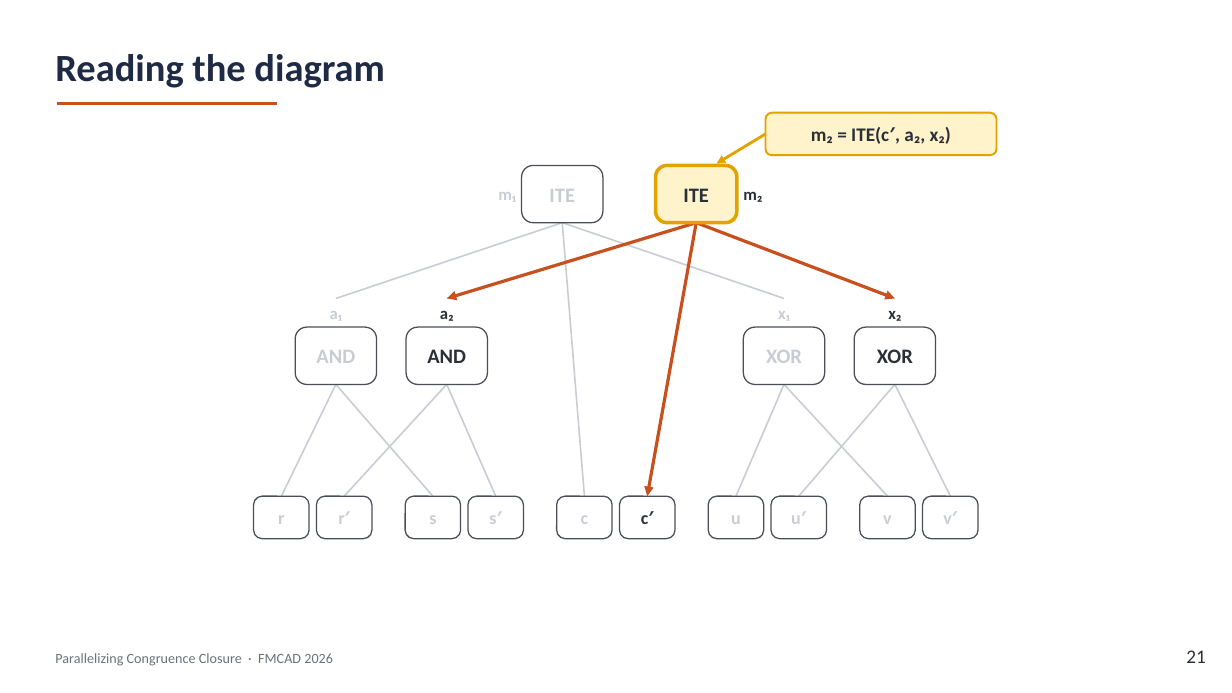
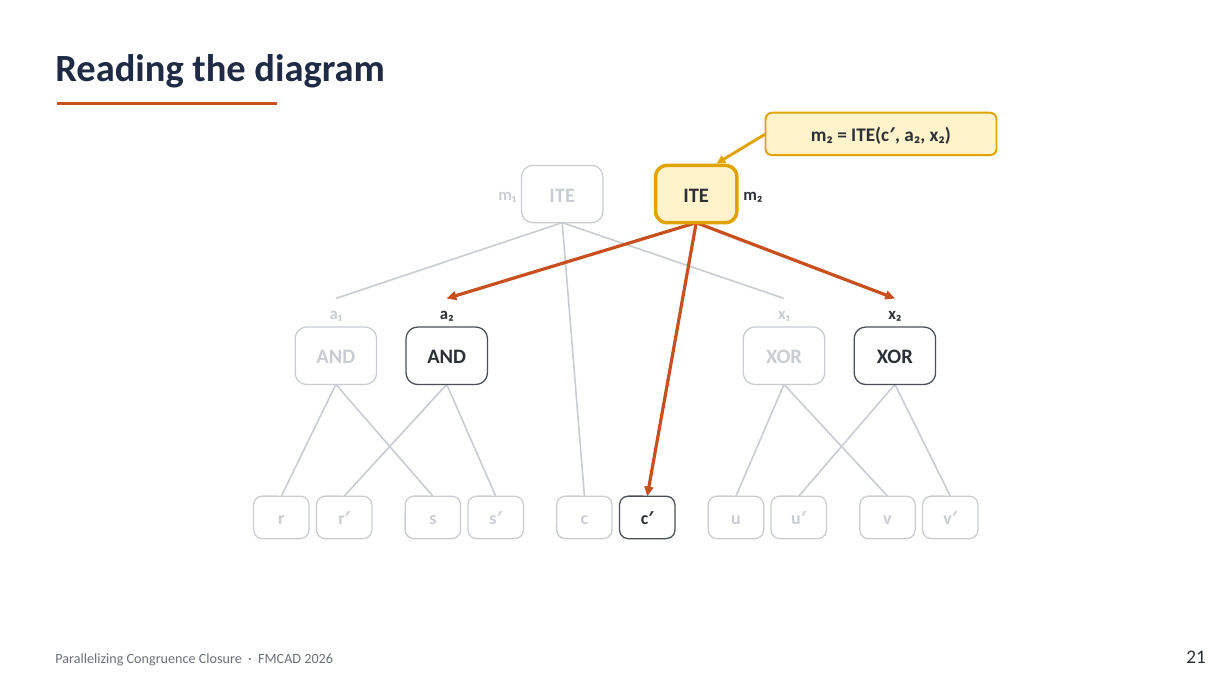
Before and after one commit to amarshah1/parallelcc-paper, a slide deck: slide 21 of slides/parallelcc-part1.pptx. Drawn at 1232x693 pixels with LibreOffice and Linux fonts; fonts in the diff are those of the drawing. Boxes give left, top, right and bottom in pixels: in the first picture for what was removed or moved away, otherwise in the second. Text is boxed around its words. In the diff, an @@ line names an element or a change of style, - is before the commit and + after.

```diff
--- a/slides/parallelcc-part1.pptx
+++ b/slides/parallelcc-part1.pptx
@@ outline #4A4F57 1 pt to #C9CDD3 1 pt in 12 elements at [254, 496, 310, 539], [316, 496, 372, 539], [405, 496, 460, 539], [469, 496, 524, 539], [556, 496, 612, 539], [709, 496, 764, 539], [771, 496, 826, 539], [860, 496, 915, 539], [922, 496, 978, 539], [295, 327, 376, 384], [743, 327, 824, 384], [521, 165, 603, 223] @@
```
Also in this commit, not shown: 7 other slides changed, 1 other file.
